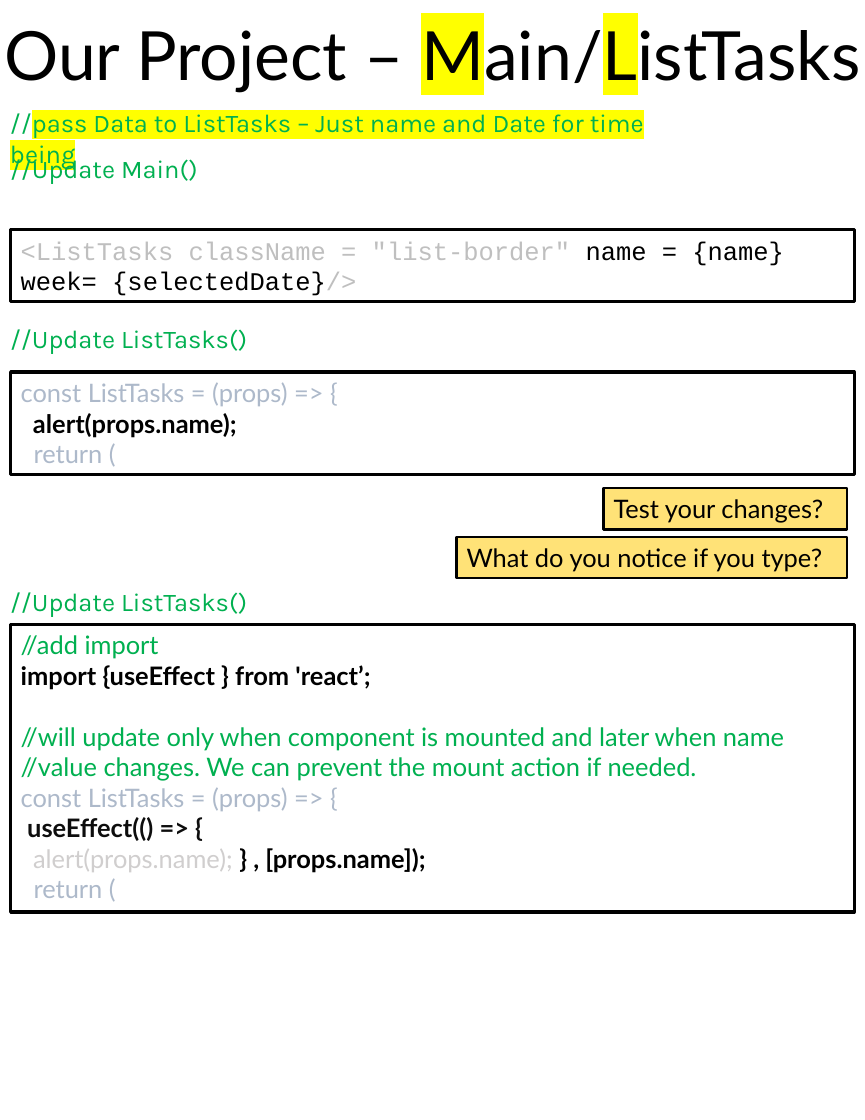
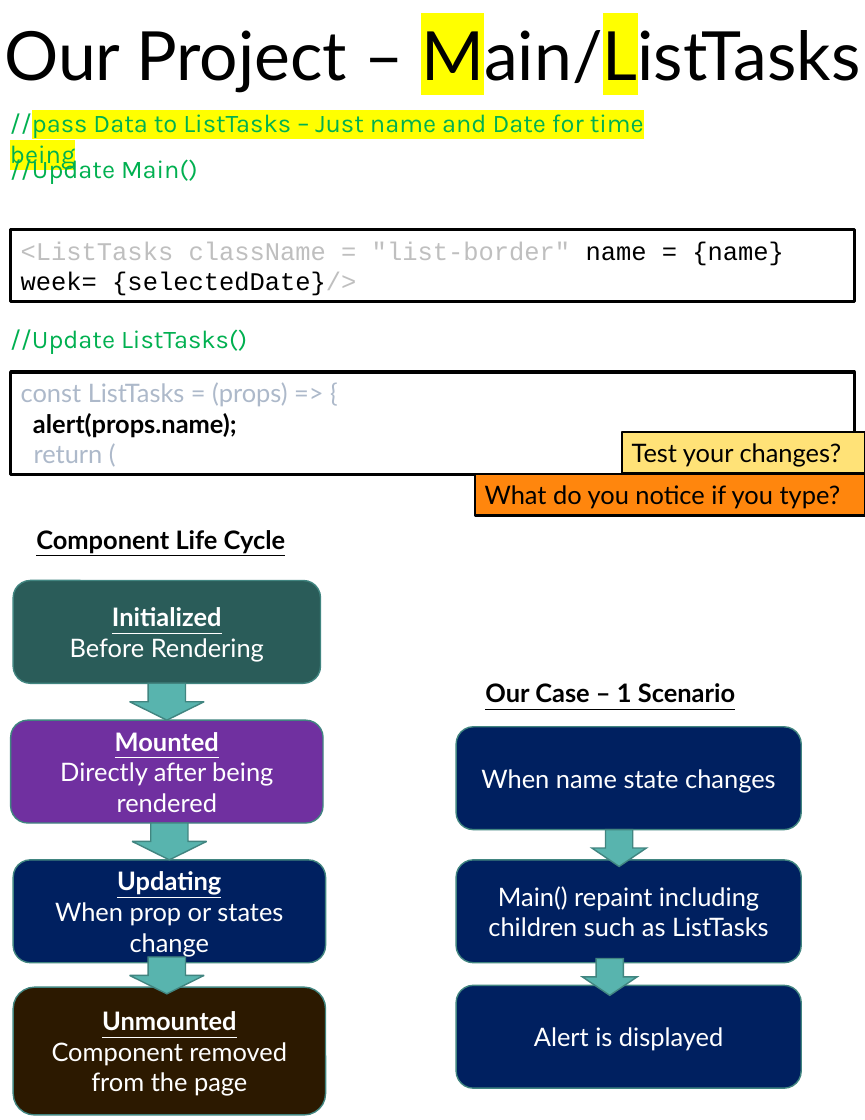
Before and after one commit to scorpion0511/mytracker, a slide deck: slide 39 of doc/React.pptx (slide 37 before the commit). Drawn at 865x1120 pixels with LibreOffice and Linux fonts; fonts in the diff are those of the drawing. Boxes give left, top, right and bottom in pixels: in the first picture for what was removed or moved away, otherwise in the second. Text is boxed around its words. In the diff, an @@ line names an element or a change of style, - is before the commit and + after.

```diff
--- a/doc/React.pptx
+++ b/doc/React.pptx
@@ rectangle "Test your changes?": place and size @@
-rectangle "Test your changes?" at [603,488,847,529]
+rectangle "Test your changes?" at [622,431,865,472]
@@ rectangle "What do you notice if ...": place and size @@
-rectangle "What do you notice if ..." at [457,536,848,577]
+rectangle "What do you notice if ..." at [474,474,865,515]
@@ rectangle "What do you notice if ..." at [474,474,865,515]: fill #FFE277 to #FF860D @@
@@ text added at [36,530,286,554], 18 pt, text #000000, bold, underline @@
+Component Life Cycle
@@ text removed at [10,592,247,617] @@
-//Update ListTasks()
@@ rounded rectangle added at [13,580,321,683], fill #2A5C59, outline #418581 1 pt, 18 pt, text #FFFFFF @@
+Initialized
+Before Rendering
@@ rectangle removed at [10,624,854,912] @@
-//add import
-import {useEffect } from 'react’;
-//will update only when component is mounted and later when name //value changes. We can prevent the mount action if needed.
-const ListTasks = (props) => {
-useEffect(() => {
-alert(props.name); } , [props.name]);
-return (
@@ down arrow added at [129,683,204,719], fill #58B4AE, outline #418581 1 pt @@
@@ text added at [485,683,735,703], 18 pt, text #000000, bold, underline @@
+Our Case – 1 Scenario
@@ rounded rectangle added at [10,719,323,822], fill #7030A0, outline #418581 1 pt, 18 pt, text #FFFFFF @@
+Mounted
+Directly after being rendered
@@ rounded rectangle added at [456,727,801,829], fill #002060, outline #418581 1 pt, 18 pt, text #FFFFFF @@
+When name state changes
@@ down arrow added at [132,822,207,859], fill #58B4AE, outline #418581 1 pt @@
@@ down arrow added at [592,829,647,866], fill #58B4AE, outline #418581 1 pt @@
@@ rounded rectangle added at [13,860,326,963], fill #002060, outline #418581 1 pt, 18 pt, text #FFFFFF @@
+Updating
+When prop or states change
@@ rounded rectangle added at [456,860,801,963], fill #002060, outline #418581 1 pt, 18 pt, text #FFFFFF @@
+Main() repaint including children such as ListTasks
@@ down arrow added at [129,957,204,993], fill #58B4AE, outline #418581 1 pt @@
@@ down arrow added at [582,958,637,994], fill #58B4AE, outline #418581 1 pt @@
@@ rounded rectangle added at [13,987,326,1115], fill #2C1900, outline #418581 1 pt, 18 pt, text #FFFFFF @@
+Unmounted
+Component removed from the page
@@ rounded rectangle added at [456,985,801,1088], fill #002060, outline #418581 1 pt, 18 pt, text #FFFFFF @@
+Alert is displayed
```
Also in this commit, not shown: 24 other slides changed, 4 slides added.
